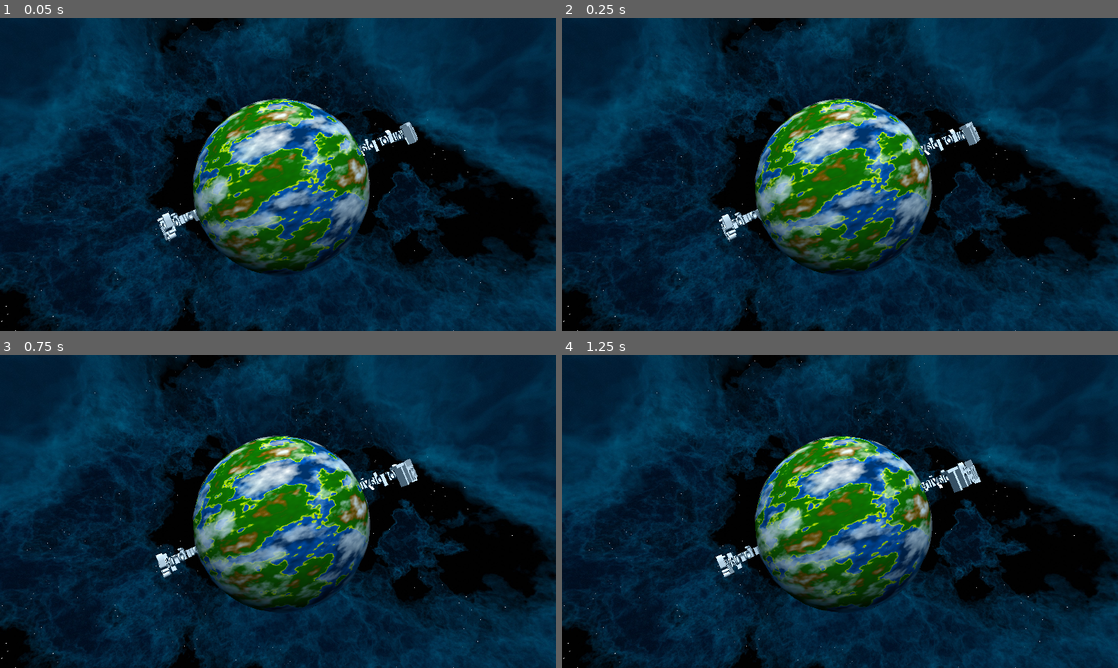
Above: before the commit, frames 1-4 (two rows, left to right).
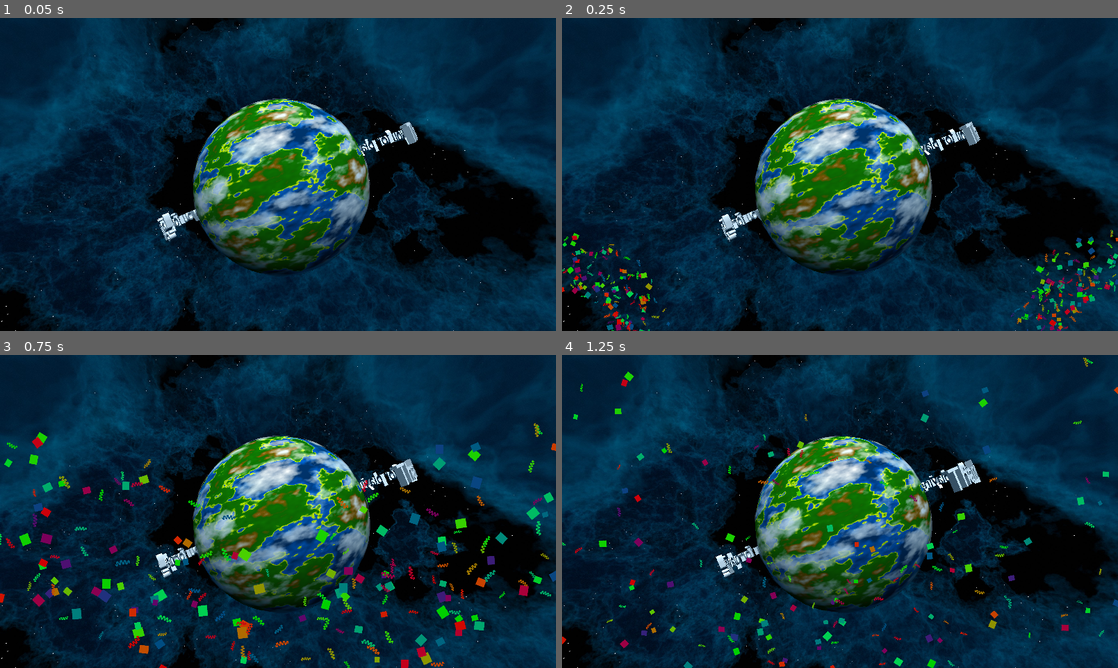
Above: after the commit, the same moments.

Repository: JestemStefan/GodotWildJam34-Towtreck
Game: Godot game, scene res://art/EndGameScene/EndGameScene.tscn
The game is run twice, just before and just after one commit, with the same random seed, the same clock (stepped at 60 frames per second) and the same inputs. This scene is started directly instead of the project's main scene. Sound files missing from this copy of the repository are replaced by a short silence.
Inputs (mouse positions are in pixels of both pictures, inside the frame that each line leads up to):
- Up to frame 1 (0.05 s): no input
- Up to frame 2 (0.25 s): no input
- Up to frame 3 (0.75 s): tap Enter at 0.5 s; move the mouse to (400, 495) at 0.52 s; hold D (turn_right) from 0.53 s (still down); tap Space (select) at 0.6 s; click (400, 495) at 0.67 s
- Up to frame 4 (1.25 s): keep holding D (turn_right)

Frame 1 is identical in both runs. In frame 2, 1.7% of the frame differs, in the area x 0-100%, y 67-100%; in frame 3, 5.2%, in the area x 0-100%, y 21-100%; in frame 4, 2.1%.

Commit message:
Added label that level is done

Diff:
--- a/art/Confetti/Confetti.tscn
+++ b/art/Confetti/Confetti.tscn
@@ -6,6 +6,14 @@
 
 [sub_resource type="Curve" id=1]
 _data = [ Vector2( 0.00544959, 0 ), 0.0, 0.0, 0, 0, Vector2( 0.0871935, 1 ), 0.0, 0.0, 0, 0, Vector2( 0.498638, 0 ), 0.0, 0.0, 0, 0 ]
+
+[sub_resource type="DynamicFontData" id=2]
+font_path = "res://UI/Rajdhani-Regular.ttf"
+
+[sub_resource type="DynamicFont" id=3]
+size = 48
+outline_size = 1
+font_data = SubResource( 2 )
 
 [node name="Confetti" type="Node2D"]
 script = ExtResource( 3 )
@@ -93,3 +101,22 @@
 color = Color( 1, 0, 0, 1 )
 hue_variation = 1.0
 hue_variation_random = 1.0
+
+[node name="Label" type="Label" parent="."]
+visible = false
+anchor_left = 0.5
+anchor_top = 0.5
+anchor_right = 0.5
+anchor_bottom = 0.5
+margin_left = 476.877
+margin_top = 407.949
+margin_right = 1523.88
+margin_bottom = 594.949
+custom_fonts/font = SubResource( 3 )
+text = "Mission complete!
+Use warpgate to go back to the hub"
+align = 1
+valign = 1
+__meta__ = {
+"_edit_use_anchors_": false
+}
--- a/art/EndGameScene/EndGameScene.tscn
+++ b/art/EndGameScene/EndGameScene.tscn
@@ -1,10 +1,11 @@
-[gd_scene load_steps=10 format=2]
+[gd_scene load_steps=11 format=2]
 
 [ext_resource path="res://art/Background/gwj34_background.jpg" type="Texture" id=1]
 [ext_resource path="res://art/planet/PlanetMaterial.tres" type="Material" id=2]
 [ext_resource path="res://art/planet/CloudMaterial.tres" type="Material" id=3]
 [ext_resource path="res://art/EndGameScene/Planet3.gd" type="Script" id=4]
 [ext_resource path="res://art/EndGameScene/ThankYouText.obj" type="ArrayMesh" id=5]
+[ext_resource path="res://src/Levels/EndGameScene.gd" type="Script" id=6]
 
 [sub_resource type="PanoramaSky" id=1]
 panorama = ExtResource( 1 )
@@ -21,6 +22,7 @@
 height = 2.02
 
 [node name="EndGameScene" type="Spatial"]
+script = ExtResource( 6 )
 
 [node name="Spatial" type="Spatial" parent="."]
 
--- a/src/Confetti/Confetti.gd
+++ b/src/Confetti/Confetti.gd
@@ -6,14 +6,23 @@
 
 
 func play_once():
+	$Label.show()
 	for ps in get_children():
-		(ps as CPUParticles2D).emitting = true
+		if ps is CPUParticles2D:
+			if (ps as CPUParticles2D).emitting == false:
+				(ps as CPUParticles2D).emitting = true
 
-	yield(get_tree().create_timer(5), "timeout")
+	if is_instance_valid(self):
+		yield(get_tree().create_timer(5.0), "timeout")
 
-	call_deferred("free")
+	for ps in get_children():
+		if ps is CPUParticles2D:
+			ps.call_deferred("free")
 
 
 func play_loop():
+	$Label.hide()
 	for ps in get_children():
-		(ps as CPUParticles2D).emitting = true
+		if ps is CPUParticles2D:
+			if (ps as CPUParticles2D).emitting == false:
+				(ps as CPUParticles2D).emitting = true
--- a/src/Globals/LevelManager.gd
+++ b/src/Globals/LevelManager.gd
@@ -23,6 +23,10 @@
 
 var orbit_tasks: Array = []
 
+var isConfettiReady: bool = true
+onready var confetti_instance: PackedScene = preload("res://art/Confetti/Confetti.tscn")
+
+
 func _process(delta):
 	if !is_instance_valid(current_level) or current_level is HubWorld:
 		return
@@ -30,6 +34,11 @@
 	if is_instance_valid(objectivesUI):
 		if objectivesUI.AllDone():
 			warp_to_hub.enable()
+			if isConfettiReady:
+				isConfettiReady = false
+				var confetti: Node2D = confetti_instance.instance()
+				current_level.add_child(confetti)
+				confetti.play_once()
 
 		var percentDone = objectivesUI.PercentageDone()
 		if percentDone >= 25:
--- /dev/null
+++ b/src/Levels/EndGameScene.gd
@@ -0,0 +1,9 @@
+extends Spatial
+
+onready var confetti_instance: PackedScene = preload("res://art/Confetti/Confetti.tscn")
+
+# Called when the node enters the scene tree for the first time.
+func _ready():
+	var confetti: Node2D = confetti_instance.instance()
+	add_child(confetti)
+	confetti.play_loop()
--- a/src/Levels/Environment.gd
+++ b/src/Levels/Environment.gd
@@ -6,6 +6,7 @@
 # Called when the node enters the scene tree for the first time.
 func _ready():
 	LevelManager.current_level = self
+	LevelManager.isConfettiReady = true
 
 func add_child(child: Node, legible_unique_name = false):
 	.add_child(child, legible_unique_name)
Not shown: 1 places in art/Confetti/Confetti.tscn that only renumber resources
